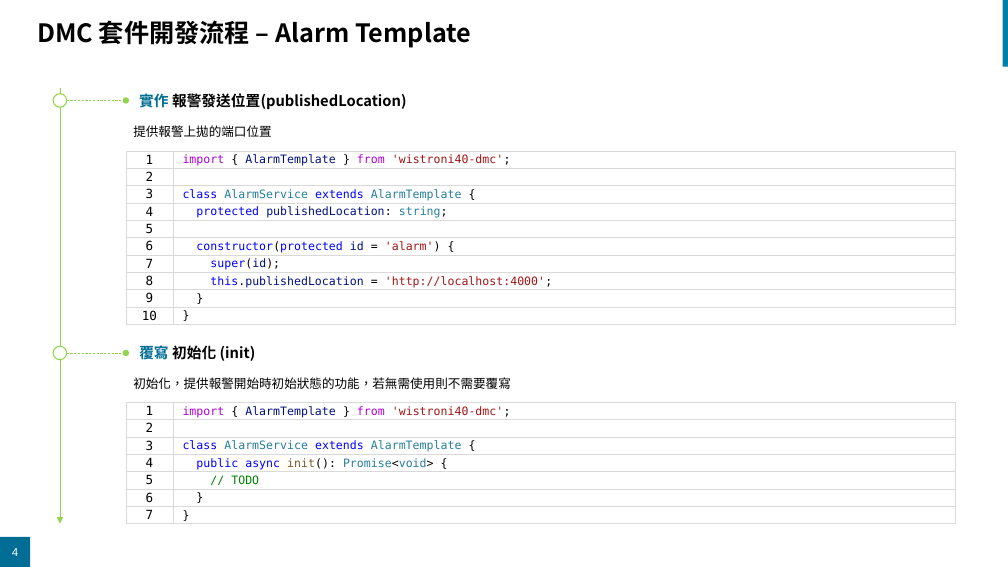
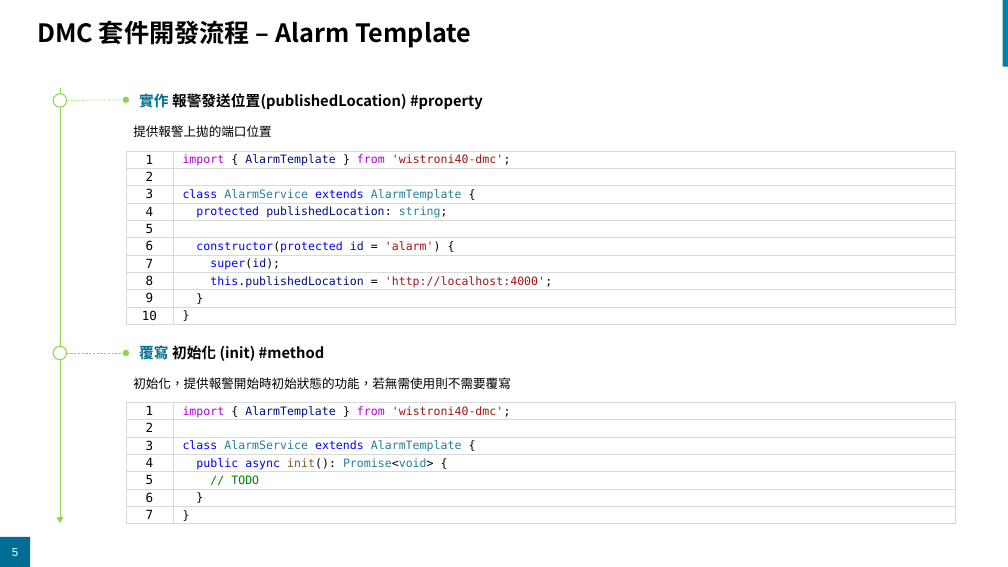
Before and after one commit to SteveLin100132/dmc, a slide deck: slide 5 of docs/architecture.pptx (slide 4 before the commit). Drawn at 1008x567 pixels with LibreOffice and Linux fonts; fonts in the diff are those of the drawing; background and template pictures are left out. Boxes give left, top, right and bottom in pixels: in the first picture for what was removed or moved away, otherwise in the second. Text is boxed around its words. In the diff, an @@ line names an element or a change of style, - is before the commit and + after.

```diff
--- a/docs/architecture.pptx
+++ b/docs/architecture.pptx
@@ text at (x1=139, y1=93, x2=483, y2=110): text changed @@
-實作 報警發送位置(publishedLocation)
+實作 報警發送位置(publishedLocation) #property
@@ text at (x1=139, y1=344, x2=325, y2=363): text changed @@
-覆寫 初始化 (init)
+覆寫 初始化 (init) #method
@@ page number at (x1=12, y1=548, x2=18, y2=556): text changed @@
-4
+5
```
Also in this commit, not shown: 9 other slides changed, 7 slides added.
